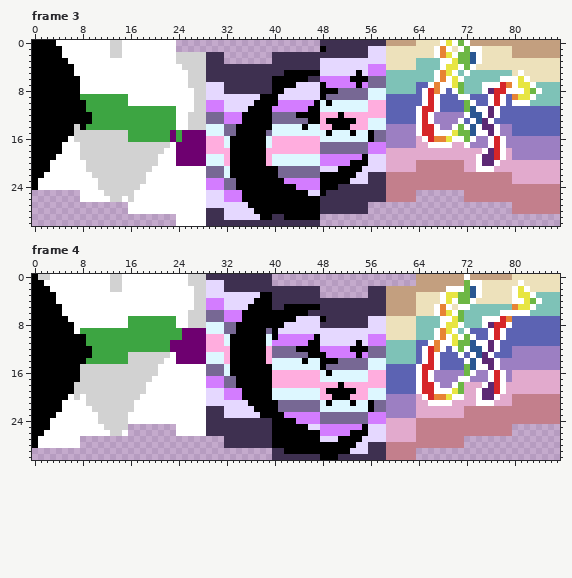
File history of a pixel-art file, Assets/button wave/marcus pride button wave.aseprite. Above, as it was before the edit.
88x31 pixels, 8 frames. Shown: frame 3, frame 4. The commit also changed other frames, which this record leaves out.
And afterwards:
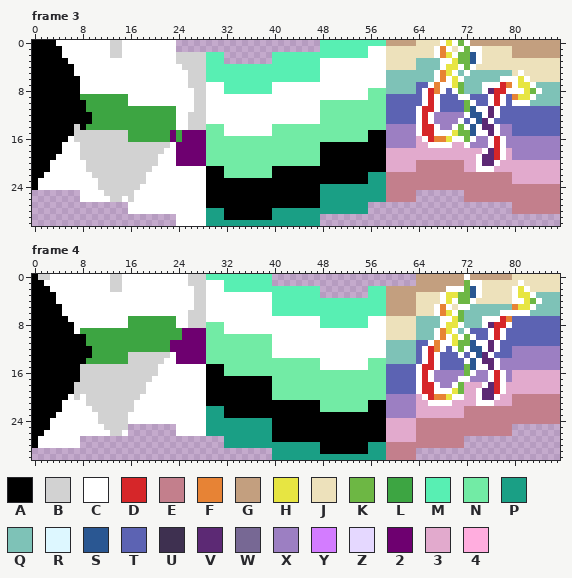
Palette (. is transparent): A #000000  B #d2d2d2  C #ffffff  D #d62629  E #c37f8c  F #e78335  G #c39f7f  H #e7e542  J #ede1bb  K #6db744  L #3da542  M #58efb3  N #72eba5  P #1a9f85  Q #7ec2b7  R #ddf7ff  S #2a5792  T #5c63b3  U #3e3050  V #5c2974  W #776894  X #9c7fc2  Y #d37cff  Z #e5d8ff  2 #6e0070  3 #e2aacd  4 #ffadde
The edit:
layer "Layer 3" added
layer "Layer Copy" now hidden
Frame 3:
y 0: x 48..58 UUUUUUUUUUU -> MMMMMMMMMMM
y 1: x 48..58 AUUUUUUUZZZ -> MMMMMMMMCCC
y 2: x 29..31 UUU -> MMM; x 40..58 UUUUUUUUUUUUUUUUZZZ -> MMMMMMMMMMMMMMMMCCC
y 3: x 29..31 UUU -> MMM; x 40..58 UUUUUUUUZZZZZZZZZZZ -> MMMMMMMMCCCCCCCCCCC
y 4: x 29..58 UUUUUUUUUUUUUUUUUUUZZZZZZZZYYY -> MMMMMMMMMMMMMMMMMMMCCCCCCCCCCC
y 5: x 29..58 UUUUUUUUUUUUUAAAAAAZZZZZZAZYYY -> MMMMMMMMMMMMMMMMMMMCCCCCCCCCCC
y 6: x 29..58 UUUUUUUUUUUAAAAAAUUYYYYYAAAWWW -> MMMMMMMMMMMMMMMMMMMCCCCCCCCCCC
y 7: x 29..58 ZZZUUUUUUUUAAAAZZZZAYYYYYAYWWW -> CCCMMMMMMMMCCCCCCCCCCCCCCCCCCC
y 8: x 29..58 ZZZUUUUUUUUAAZZZZZZAAAWWWWWRRR -> CCCMMMMMMMMCCCCCCCCCCCCCCCCNNN
y 9: x 29..58 ZZZZZZZZZAAAZZZZZZZAWWWWWWWRRR -> CCCCCCCCCCCCCCCCCCCCCCCCCCCNNN
y 10: x 29..58 YYYZZZZZAAAAYYYYYYARARRRRRR444 -> CCCCCCCCCCCCCCCCCCCNNNNNNNNNNN
y 11: x 29..58 YYYZZZZAAAAYYYYYYAARRRRRRRR444 -> CCCCCCCCCCCCCCCCCCCNNNNNNNNNNN
y 12: x 29..58 WWWYYYAAAAAWWWWAAAA444A4444444 -> CCCCCCCCCCCCCCCCCCCNNNNNNNNNNN
y 13: x 29..58 WWWYYYAAAAAWWWWWWAA4AAAAA44RRR -> CCCCCCCCCCCCCCCCCCCNNNNNNNNNNN
y 14: x 29..58 RRRWWAAAAAARRRRRARR44AAA444RRR -> NNNCCCCCCCCNNNNNNNNNNNNNNNNNNN
y 15: x 29..55 RRRWWAAAAAWRRRRRRRRRARRRARR -> NNNCCCCCCCCNNNNNNNNNNNNNNNN; x 57..58 WW -> AA
y 16: x 29..55 444RAAAAAAR44444444RRRRRRRR -> NNNNNNNNNNNNNNNNNNNNNNNNNNN; x 57..58 WW -> AA
y 17: x 29..58 444RAAAAAAR44444444WWWWWWWWYYY -> NNNNNNNNNNNNNNNNNNNAAAAAAAAAAA
y 18: x 29..58 4444AAAAAA444444444WWWWWWWWYYY -> NNNNNNNNNNNNNNNNNNNAAAAAAAAAAA
y 19: x 29..54 RRR4AAAAAA4RRRRRRRRYYYYYYY -> NNNNNNNNNNNNNNNNNNNAAAAAAA; x 56..58 ZZZ -> AAA
y 20: x 29..52 RRR4AAAAAA4RRRRRRRRYYYYY -> NNNNNNNNNNNNNNNNNNNAAAAA; x 56..58 ZZZ -> AAA
y 21: x 29..39 WWWRAAAAAAA -> AAANNNNNNNN; x 41..50 WWWWWWWZZZ -> AAAAAAAAAA; x 55..58 ZZZZ -> AAAA
y 22: x 29..39 WWWRAAAAAAA -> AAANNNNNNNN; x 41..47 WWWWWWW -> AAAAAAA; x 54..58 ZZUUU -> AAPPP
y 23: x 29..33 YYYWW -> AAAAA; x 42..47 YYYYYY -> AAAAAA; x 53..58 ZZZUUU -> AAAPPP
y 24: x 29..33 YYYWW -> AAAAA; x 44..58 YYYYAAAUUUUUUUU -> AAAAPPPPPPPPPPP
y 25: x 29..34 ZZZYYY -> AAAAAA; x 46..58 ZZAUUUUUUUUUU -> AAPPPPPPPPPPP
y 26: x 29..34 ZZZYYY -> AAAAAA; x 48..58 UUUUUUUUUUU -> PPPPPPPPPPP
y 27: x 29..35 ZZZZZZZ -> AAAAAAA; x 48..55 UUUUUUUU -> PPPPPPPP
y 28: x 29..36 UUUZZZZZ -> PPPAAAAA; x 40..55 AAAAAAAAUUUUUUUU -> PPPPPPPPPPPPPPPP
y 29: x 29..37 UUUZZZZZZ -> PPPAAAAAA; x 40..47 UUAAAAAA -> PPPPPPPP
y 30: x 29..47 UUUUUUUUUUUUUUUUUUU -> PPPPPPPPPPPPPPPPPPP
Frame 4:
y 0: x 29..39 UUUUUUUUUUU -> MMMMMMMMMMM
y 1: x 29..39 ZZZUUUUUUUU -> CCCMMMMMMMM
y 2: x 29..47 ZZZUUUUUUUUUUUUUUUU -> CCCMMMMMMMMMMMMMMMM; x 56..58 UUU -> MMM
y 3: x 29..47 ZZZZZZZZZAAUUUUUUUU -> CCCCCCCCCCCMMMMMMMM; x 56..58 UUU -> MMM
y 4: x 29..58 YYYZZZZZAAAUUUUUUUUUUUUUUUUUUU -> CCCCCCCCCCCMMMMMMMMMMMMMMMMMMM
y 5: x 29..58 YYYZZZZAAAAUUAAAAAAUUUUUUUUUUU -> CCCCCCCCCCCMMMMMMMMMMMMMMMMMMM
y 6: x 29..58 WWWYYYAAAAAAAAAAAUUUUUUUUUUUUU -> CCCCCCCCCCCMMMMMMMMMMMMMMMMMMM
y 7: x 29..58 WWWYYYAAAAAAAAAZZZZAUUUUUUUZZZ -> CCCCCCCCCCCCCCCCCCCMMMMMMMMCCC
y 8: x 29..58 RRRWWAAAAAAAAZZZZZZUUUUUUUUZZZ -> NNNCCCCCCCCCCCCCCCCMMMMMMMMCCC
y 9: x 29..58 RRRWWAAAAAWAZZZZZZZZZZZZZZZZZZ -> NNNCCCCCCCCCCCCCCCCCCCCCCCCCCC
y 10: x 29..58 444RAAAAAARAYYYYYYAZZZZZZZZYYY -> NNNNNNNNNNNCCCCCCCCCCCCCCCCCCC
y 11: x 29..58 444RAAAAAARYYYYYYAAZZZZZZAZYYY -> NNNNNNNNNNNCCCCCCCCCCCCCCCCCCC
y 12: x 29..58 4444AAAAAA4WWWWAAAAYYYYYAAAWWW -> NNNNNNNNNNNCCCCCCCCCCCCCCCCCCC
y 13: x 29..58 RRR4AAAAAA4WWWWWWAAAYYYYYAYWWW -> NNNNNNNNNNNCCCCCCCCCCCCCCCCCCC
y 14: x 29..58 RRR4AAAAAA4RRRRRARRAAAWWWWWRRR -> NNNNNNNNNNNNNNNNNNNCCCCCCCCNNN
y 15: x 29..58 WWWRAAAAAAARRRRRRRRAWWWWWWWRRR -> AAANNNNNNNNNNNNNNNNCCCCCCCCNNN
y 16: x 29..58 WWWRAAAAAAA44444444RARRRRRR444 -> AAANNNNNNNNNNNNNNNNNNNNNNNNNNN
y 17: x 29..33 YYYWW -> AAAAA; x 40..58 44444444RRRRRRRR444 -> NNNNNNNNNNNNNNNNNNN
y 18: x 29..33 YYYWW -> AAAAA; x 40..58 44444444444A4444444 -> NNNNNNNNNNNNNNNNNNN
y 19: x 29..34 ZZZYYY -> AAAAAA; x 40..58 RRRRRRRR4AAAAA44RRR -> NNNNNNNNNNNNNNNNNNN
y 20: x 29..34 ZZZYYY -> AAAAAA; x 40..58 RRRRRRRR44AAA444RRR -> NNNNNNNNNNNNNNNNNNN
y 21: x 29..35 ZZZZZZZ -> AAAAAAA; x 41..55 WWWWWWWRARRRARR -> AAAAAAANNNNNNNN; x 57..58 WW -> AA
y 22: x 29..36 UUUZZZZZ -> PPPAAAAA; x 41..55 WWWWWWWRRRRRRRR -> AAAAAAANNNNNNNN; x 57..58 WW -> AA
y 23: x 29..37 UUUZZZZZZ -> PPPAAAAAA; x 42..58 YYYYYYWWWWWWWWYYY -> AAAAAAAAAAAAAAAAA
y 24: x 29..39 UUUUUUUUUUU -> PPPPPPPPPPP; x 44..58 YYYYWWWWWWWWYYY -> AAAAAAAAAAAAAAA
y 25: x 29..39 UUUUUUUUUUU -> PPPPPPPPPPP; x 46..54 ZZYYYYYYY -> AAAAAAAAA; x 56..58 ZZZ -> AAA
y 26: x 29..39 UUUUUUUUUUU -> PPPPPPPPPPP; x 48..52 YYYYY -> AAAAA; x 56..58 ZZZ -> AAA
y 27: x 32..39 UUUUUUUU -> PPPPPPPP; x 48..50 ZZZ -> AAA; x 55..58 ZZZZ -> AAAA
y 28: x 32..47 UUUUUUUUAAAAAAAA -> PPPPPPPPPPPPPPPP; x 54..58 ZZUUU -> AAPPP
y 29: x 40..47 UUAAAAAA -> PPPPPPPP; x 53..58 ZZZUUU -> AAAPPP
y 30: x 40..58 UUUUUUUUAAAUUUUUUUU -> PPPPPPPPPPPPPPPPPPP
Changed places in both pictures, as pixel boxes (x1, y1, x2, y2):
changed: (206, 40, 386, 226)
changed: (206, 274, 386, 460)
